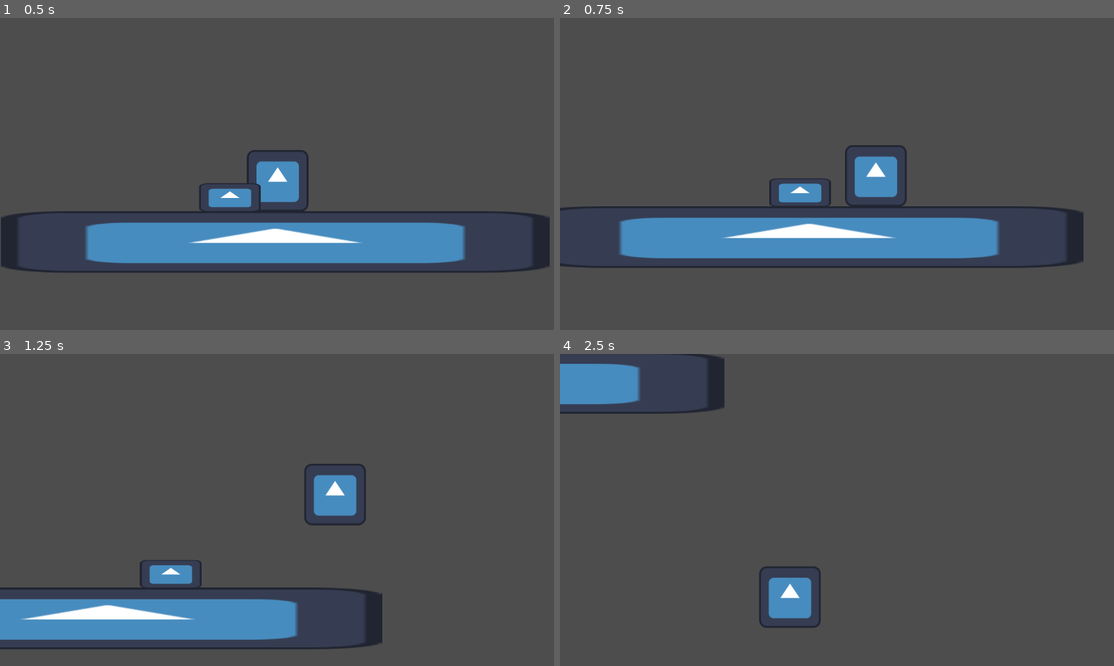
Above: before the commit, frames 1-4 (two rows, left to right).
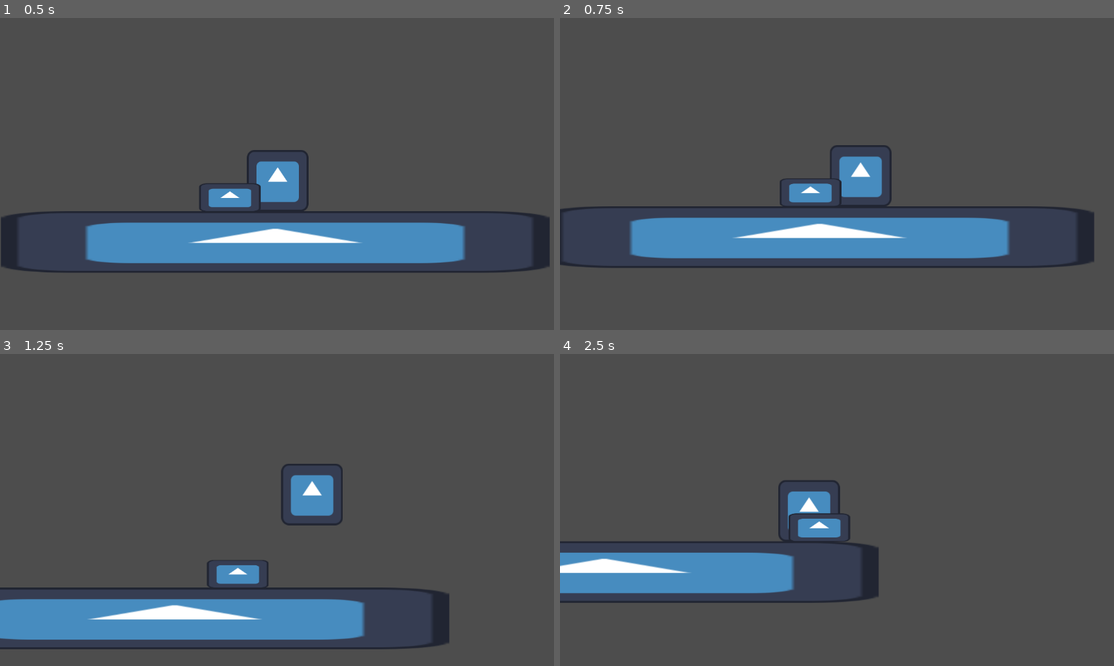
Above: after the commit, the same moments.

Repository: dzfrias/gladiator
Game: Godot game, scene res://scenes/test_scene.tscn
Two runs of this game, one before a commit and one after it. Both use one fixed random seed, a clock stepped at 60 frames per second and the inputs below. The engine's default icon, where the game draws it, is replaced by a stand-in: a white triangle on a blue panel in a dark square.
Inputs (mouse positions are in pixels of both pictures, inside the frame that each line leads up to):
- Up to frame 1 (0.5 s): no input
- Up to frame 2 (0.75 s): move the mouse to (958, 158) at 0.52 s; press the mouse at (958, 158) at 0.53 s; hold D (right) from 0.53 s (still down)
- Up to frame 3 (1.25 s): keep holding D (right); tap Space (jump) at 0.77 s
- Up to frame 4 (2.5 s): move the mouse to (726, 525) at 1.27 s; release the mouse at (726, 525) at 1.28 s; click (726, 525) at 1.35 s; tap Space (jump) at 1.52 s; move the mouse to (892, 441) at 2.02 s; release D (right) at 2.03 s; press the mouse at (892, 441) at 2.03 s; hold A (left) from 2.03 s (still down)

Frame 1 is identical in both runs. In frame 2, 3.1% of the frame differs, in the area x 0-97%, y 40-80%; in frame 3, 6.7%; in frame 4, 12%, in the area x 0-58%, y 0-88%.

Commit message:
Fix massive player speed values
We shouldn't be multiplying by `delta` when moving the player. Except
when dealing with gravity (because gravity is in m^1s^-2).

Diff:
--- a/scenes/test_scene.tscn
+++ b/scenes/test_scene.tscn
@@ -11,7 +11,7 @@
 
 [node name="Player" parent="." instance=ExtResource("1_ql7v1")]
 position = Vector2(8, -61)
-move_speed = 40000.0
+move_speed = 400.0
 
 [node name="Floor" type="StaticBody2D" parent="."]
 position = Vector2(3, 124)
--- a/scripts/player.gd
+++ b/scripts/player.gd
@@ -9,13 +9,14 @@
 	if Input.is_action_pressed("left") and Input.is_action_pressed("right"):
 		velocity.x = 0
 	elif Input.is_action_pressed("left"):
-		velocity.x = -move_speed * delta
+		velocity.x = -move_speed
 	elif Input.is_action_pressed("right"):
-		velocity.x = move_speed * delta
+		velocity.x = move_speed
 	else:
 		velocity.x = 0
 
-	velocity.y += get_gravity().y * delta
+	if not is_on_floor():
+		velocity.y += get_gravity().y * delta
 
 	if is_on_floor() and Input.is_action_pressed("jump"):
 		velocity.y = -jump_speed
